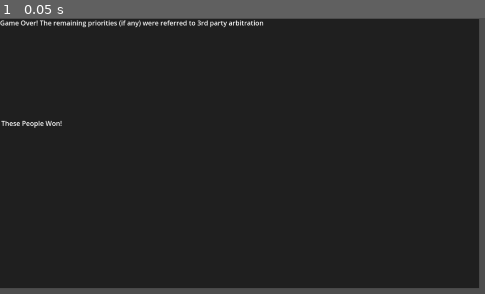
Above: before the commit, frame 1.
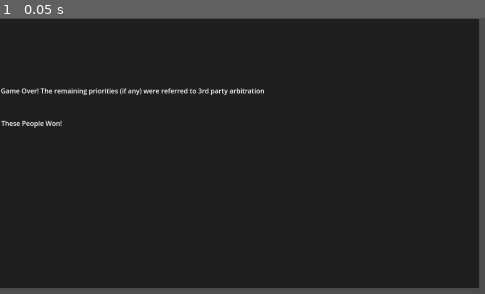
Above: after the commit, the same moment.

Repository: AX-I/Union-Battle
Game: Godot game, scene res://Scenes/end_scene.tscn
The game is run twice, just before and just after one commit, with the same random seed, the same clock (stepped at 60 frames per second) and the same inputs. This scene is started directly instead of the project's main scene.
Inputs:
- Up to frame 1 (0.05 s): no input

The runs differ from the first frame. In frame 1, 1.5% of the frame differs, in the area x 0-55%, y 0-28%.
Error in both runs: Invalid call. Nonexistent function 'get_money' in base 'Nil'. (res://Scripts/end_scene_scripts/end_scene.gd:31)

Commit message:
adjusted end of game for new visual format

Diff:
--- a/union-battle/Scenes/end_scene.tscn
+++ b/union-battle/Scenes/end_scene.tscn
@@ -4,19 +4,25 @@
 [ext_resource type="Texture2D" uid="uid://dtvgqg0best8u" path="res://Assets/dark_background.jpg" id="2_5rked"]
 
 [node name="EndScene" type="Node2D"]
+top_level = true
 script = ExtResource("1_5pkqa")
 
 [node name="Sprite2D" type="Sprite2D" parent="."]
+top_level = true
 position = Vector2(574.5, 325.5)
 scale = Vector2(1.0043631, 1.1003401)
 texture = ExtResource("2_5rked")
 
 [node name="GameOverLabel" type="RichTextLabel" parent="."]
-offset_right = 1154.0
-offset_bottom = 151.0
+top_level = true
+offset_left = 2.0
+offset_top = 163.0
+offset_right = 1156.0
+offset_bottom = 245.0
 text = "Game Over!"
 
 [node name="WhoWonLabel" type="RichTextLabel" parent="."]
+top_level = true
 offset_left = 3.0
 offset_top = 241.0
 offset_right = 1151.0
--- a/union-battle/Scripts/strike_scene_scripts/strike_scene.gd
+++ b/union-battle/Scripts/strike_scene_scripts/strike_scene.gd
@@ -450,7 +450,7 @@
 	for player in Globals.PLAYERS:
 		if not player.is_player_union():
 			admin_no_money = not player.is_alive()
-	#TOTO REMOVE, IS FOR TESTING END OF GAME
+	#TODO REMOVE, IS FOR TESTING END OF GAME
 	# for player in Globals.PLAYERS:
 	# 	if not player.is_player_union():
 	# 		player.adjust_money(-100)
